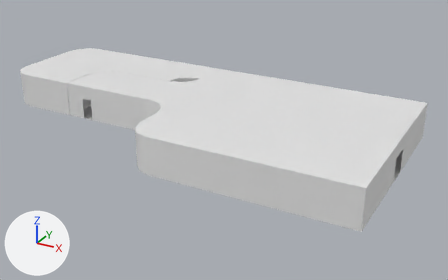
Before and after pictures for a commit that changed the FBX model Assets/Models/Level/M_VipSection.fbx.
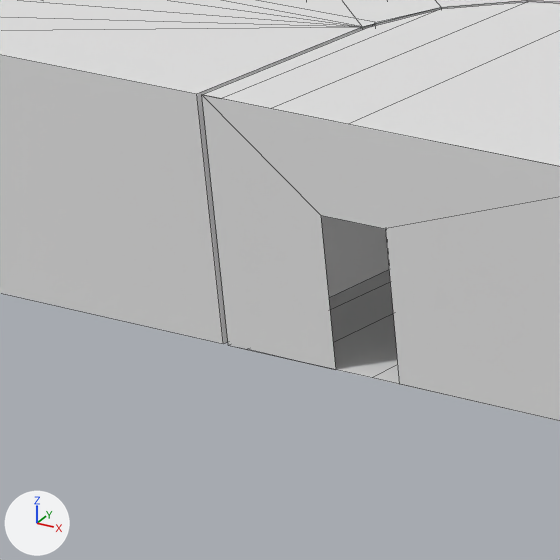
There are two pictures of each version: one whole from a 50 mm camera at (64.7, 21.65, 24.27) aimed at (37.39, 71.29, -0.55), one close up on the part from 9% to 25% of the width and 25% to 51% of the height. Arrows for +X, +Y and +Z are at lower left; the lights stay in place. The close-ups show mesh edges as thin lines. Where no turn or scale is listed for an object, it has been applied to the vertices.

Script lines for the objects in view, before the commit:
```python
me_plane_004 = bpy.data.meshes.new('Plane.004')
me_plane_004.from_pydata(...)  # 57 vertices, 34 faces; spans x -14.8..27.8, y -11.1..8.7, z 0.0
me_plane_012 = bpy.data.meshes.new('Plane.012')
me_plane_012.from_pydata(...)  # 57 vertices, 34 faces; spans x 12.2..54.8, y 60.4..80.2, z 3.6
me_plane_027 = bpy.data.meshes.new('Plane.027')
me_plane_027.from_pydata(...)  # 128 vertices, 74 faces; spans x -14.8..27.8, y -11.1..8.7, z 0.0..3.6
ob_floor_005 = bpy.data.objects.new('Floor.005', me_plane_004)
ob_floor_005.location = (27.01, 71.55, 0.0)
ob_roof_005 = bpy.data.objects.new('Roof.005', me_plane_012)
ob_roof_005.location = (0.0, 0.0, 0.0)
ob_walls_006 = bpy.data.objects.new('Walls.006', me_plane_027)
ob_walls_006.location = (27.01, 71.55, 0.0)
```
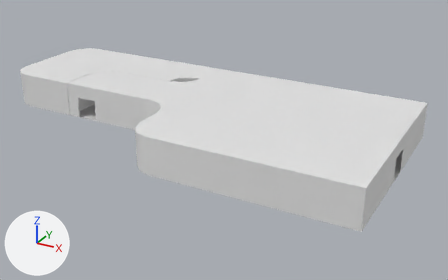
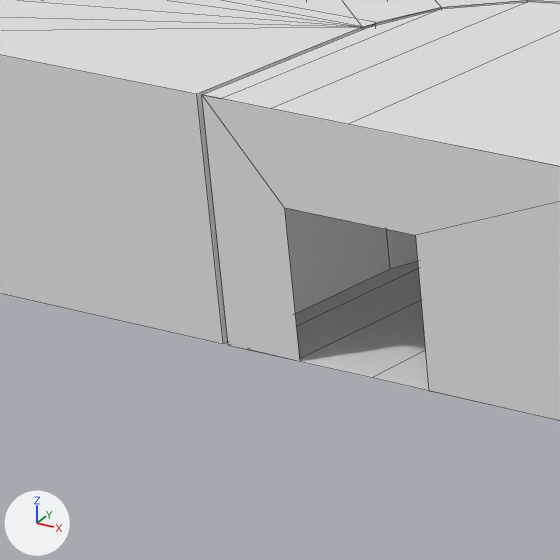
Pixel boxes (x1, y1, x2, y2) of what changed, in the close-ups (560 x 560 px; the box of a moved part takes in the faces that stretch with it):
part 1 of me_plane_027, moved or reshaped: (202, 95, 560, 421) in both

Patch to the scene script:
```diff
--- a/Assets/Models/Level/M_VipSection.fbx.py
+++ b/Assets/Models/Level/M_VipSection.fbx.py
@@ me_plane_027 @@
 me_plane_027.from_pydata(...)  # 128 vertices, 74 faces; spans x -14.8..27.8, y -11.1..8.7, z 0.0..3.6
 # used by ob_walls_006; location = (27.01, 71.55, 0.0)
-me_plane_027.vertices[88].co = (-4.7, -3.5, 2.2)  # pixel (320, 215)
-me_plane_027.vertices[89].co = (-4.7, -3.5, 0.0)  # pixel (335, 369)
-me_plane_027.vertices[94].co = (-3.6, -3.5, 0.0)  # pixel (399, 384)
-me_plane_027.vertices[95].co = (-3.6, -3.5, 2.2)  # pixel (385, 228)
+# me_plane_027 part 1
+me_plane_027.vertices[88].co = (-5.3, -3.5, 2.2)  # pixel (284, 207)
+me_plane_027.vertices[89].co = (-5.3, -3.5, 0.0)  # pixel (299, 361)
+me_plane_027.vertices[94].co = (-3.1, -3.5, 0.0)  # pixel (429, 391)
+me_plane_027.vertices[95].co = (-3.1, -3.5, 2.2)  # pixel (415, 235)
```
